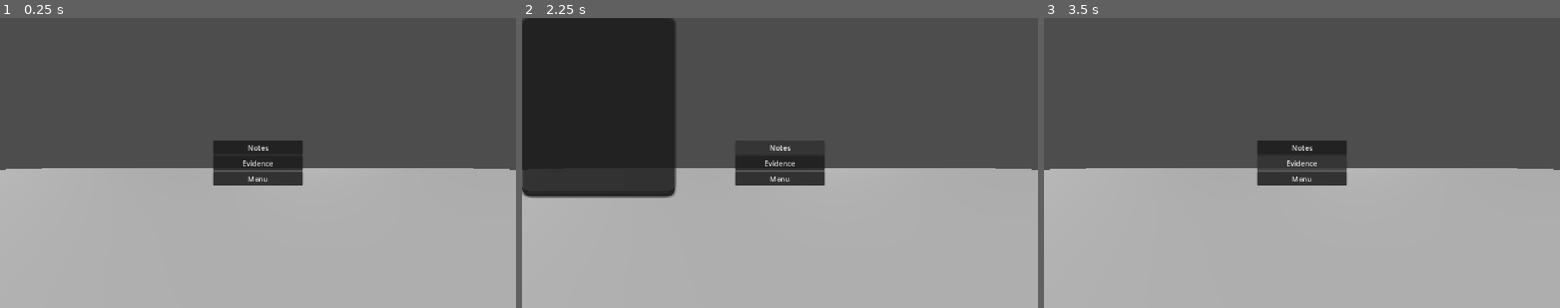
Above: before the commit, frames 1-3 (left to right).
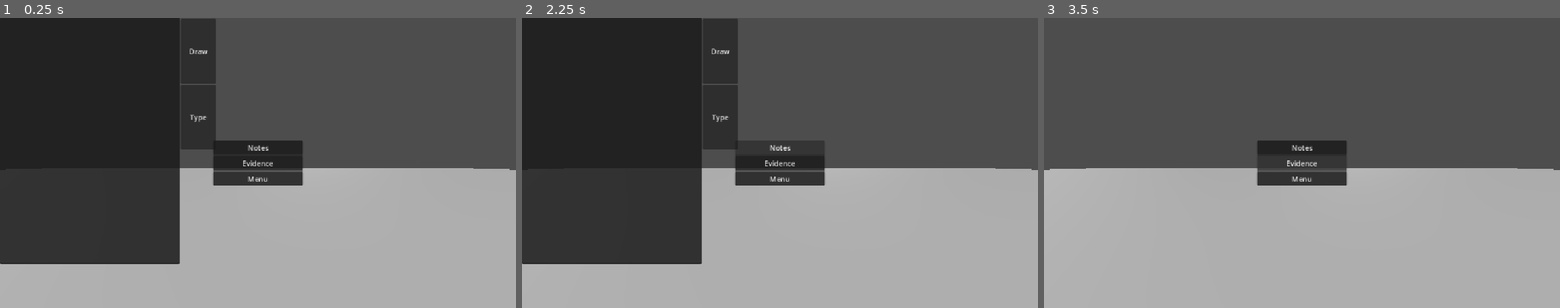
Above: after the commit, the same moments.

Repository: TheBullfrogEngineer/Fugue-Sleuth
Game: Godot game, scene res://Worlds/test_world.tscn
Two runs of this game, one before a commit and one after it. Both use one fixed random seed, a clock stepped at 60 frames per second and the inputs below.
Inputs (mouse positions are in pixels of both pictures, inside the frame that each line leads up to):
- Up to frame 1 (0.25 s): no input
- Up to frame 2 (2.25 s): click (718, 49) at 0.5 s, where only the run after the commit has a clickable "Draw"; click (718, 116) at 1.25 s, where only the run after the commit has a clickable "Type"; click "Notes" at 2 s
- Up to frame 3 (3.5 s): click "Evidence" at 2.75 s

The runs differ from the first frame. In frame 1, 33% of the frame differs, in the area x 0-42%, y 0-85%; in frame 2, 14%; in frame 3, nothing differs.

Commit message:
Foundation for writing in the notepad

Diff:
--- a/fugue-sleuth/Notepad.tscn
+++ b/fugue-sleuth/Notepad.tscn
@@ -52,7 +52,6 @@
 offset_bottom = -275.0
 
 [node name="Notes" parent="." unique_id=248706914 instance=ExtResource("3_pe64q")]
-visible = false
 layout_mode = 0
 
 [connection signal="pressed" from="PanelContainer/VBoxContainer/Notes" to="." method="_on_notes_pressed"]
--- a/fugue-sleuth/notes.tscn
+++ b/fugue-sleuth/notes.tscn
@@ -6,11 +6,31 @@
 offset_right = 345.0
 offset_bottom = 397.0
 
-[node name="PanelContainer" type="PanelContainer" parent="." unique_id=142857937]
-layout_mode = 1
-offset_right = 68.5
-offset_bottom = 80.0
-scale = Vector2(5, 5)
+[node name="Panel" type="Panel" parent="." unique_id=309858190]
+layout_mode = 0
+offset_right = 400.0
+offset_bottom = 550.0
 
-[node name="LineEdit" type="LineEdit" parent="PanelContainer" unique_id=1496054007]
-layout_mode = 2
+[node name="TextEdit" type="TextEdit" parent="Panel" unique_id=812810777]
+layout_mode = 0
+offset_right = 402.0
+offset_bottom = 550.0
+
+[node name="Draw" type="Button" parent="." unique_id=1110962215]
+layout_mode = 0
+offset_left = 403.0
+offset_top = 2.0
+offset_right = 482.0
+offset_bottom = 147.0
+text = "Draw
+"
+
+[node name="Type" type="Button" parent="." unique_id=1384118257]
+layout_mode = 0
+offset_left = 403.0
+offset_top = 149.0
+offset_right = 482.0
+offset_bottom = 294.0
+text = "Type
+
+"
